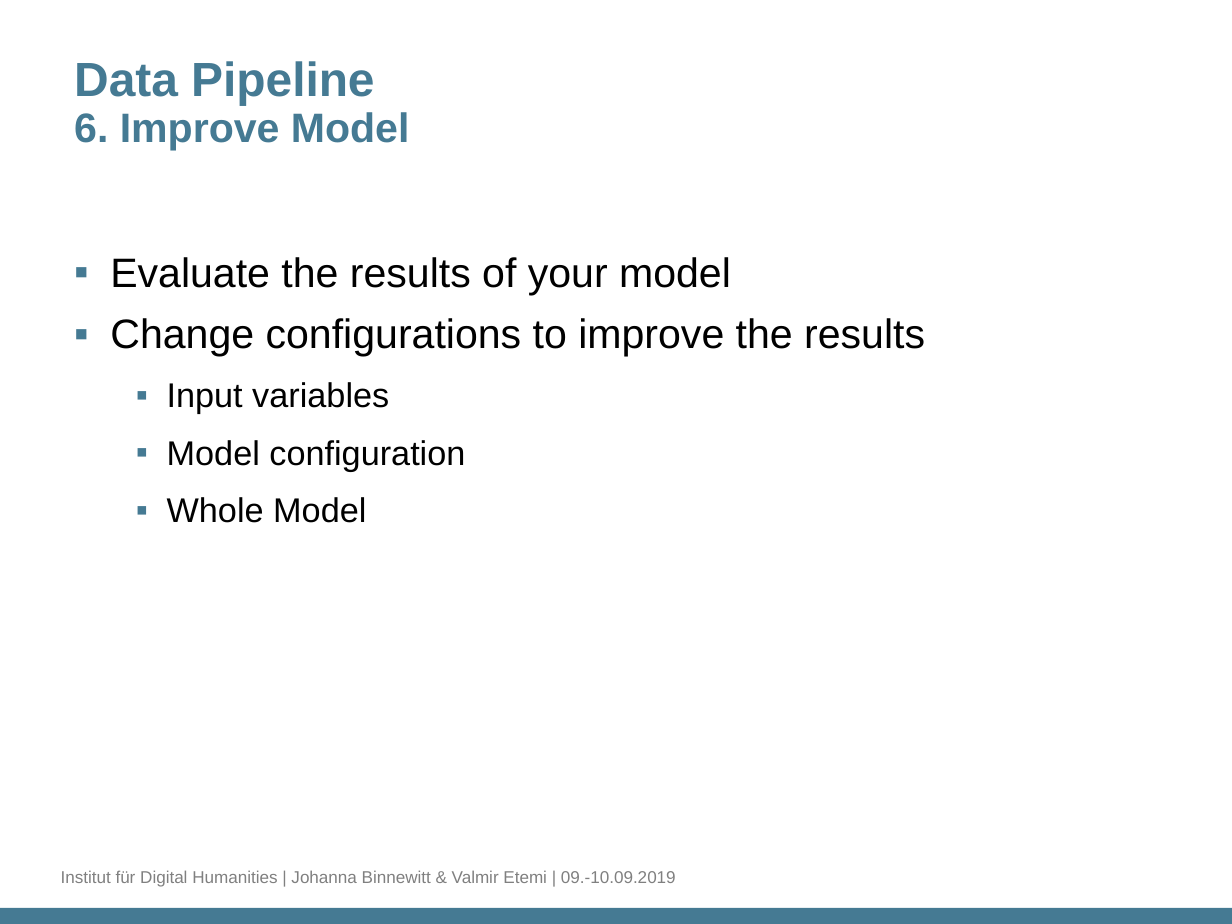
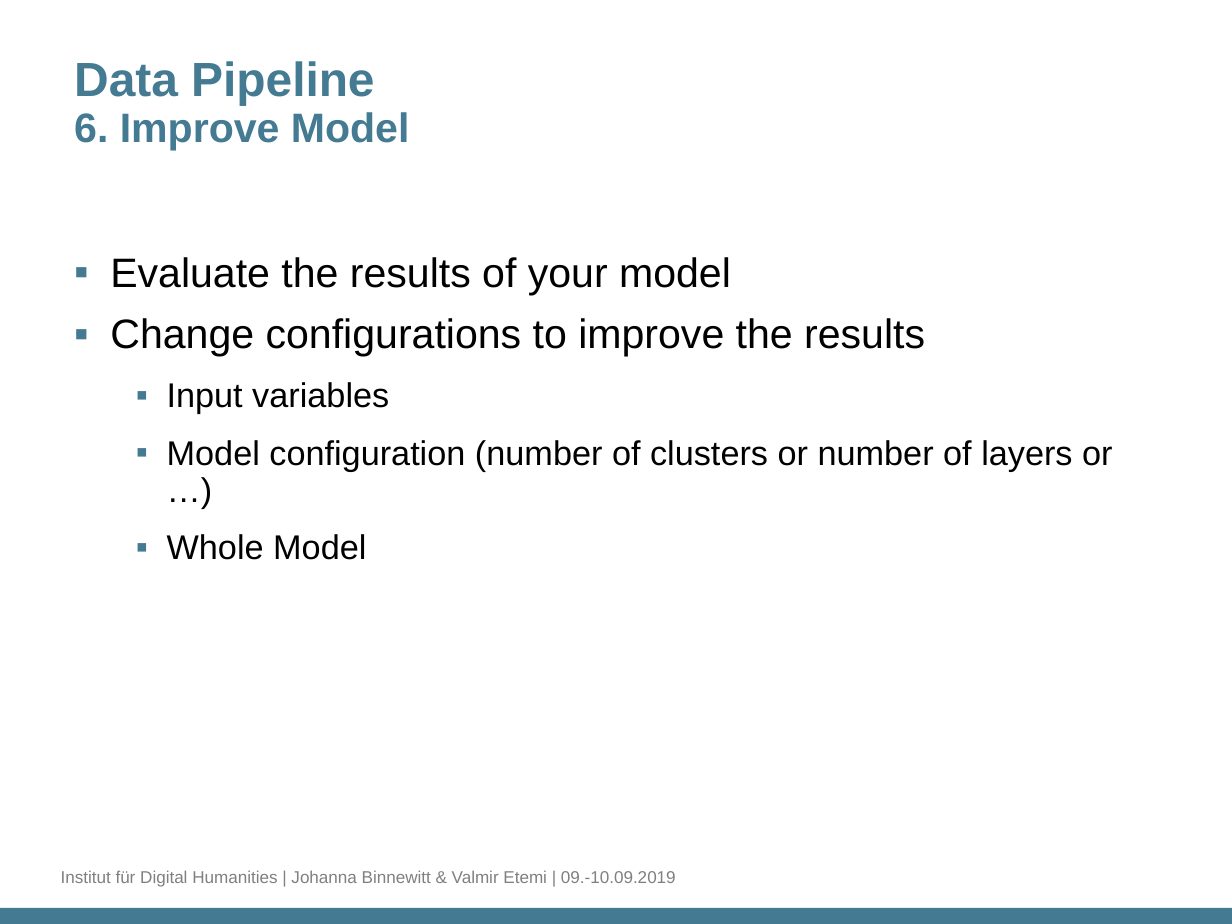
Before and after one commit to DH-Cologne/SummerSchool2019, a slide deck: slide 18 of docs/SummerSchool-Introduction.pptx. Drawn at 1232x924 pixels with LibreOffice and Linux fonts; fonts in the diff are those of the drawing; background and template pictures are left out. Boxes give left, top, right and bottom in pixels: in the first picture for what was removed or moved away, otherwise in the second. Text is boxed around its words. In the diff, an @@ line names an element or a change of style, - is before the commit and + after.

```diff
--- a/docs/SummerSchool-Introduction.pptx
+++ b/docs/SummerSchool-Introduction.pptx
@@ text at (167, 440, 1112, 471): text changed @@
-  ▪ Model configuration
+  ▪ Model configuration (number of clusters or number of layers or …)
```
Also in this commit, not shown: 1 other slide changed, 13 other files.
